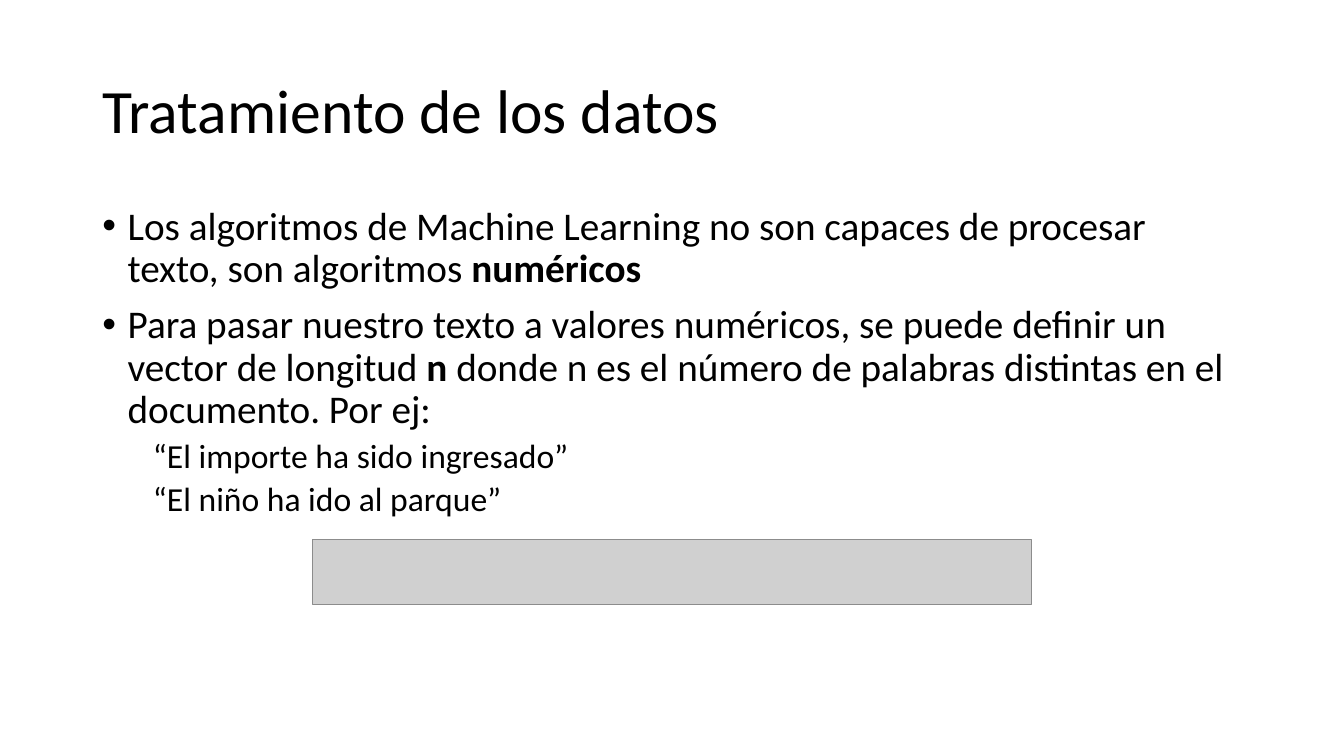
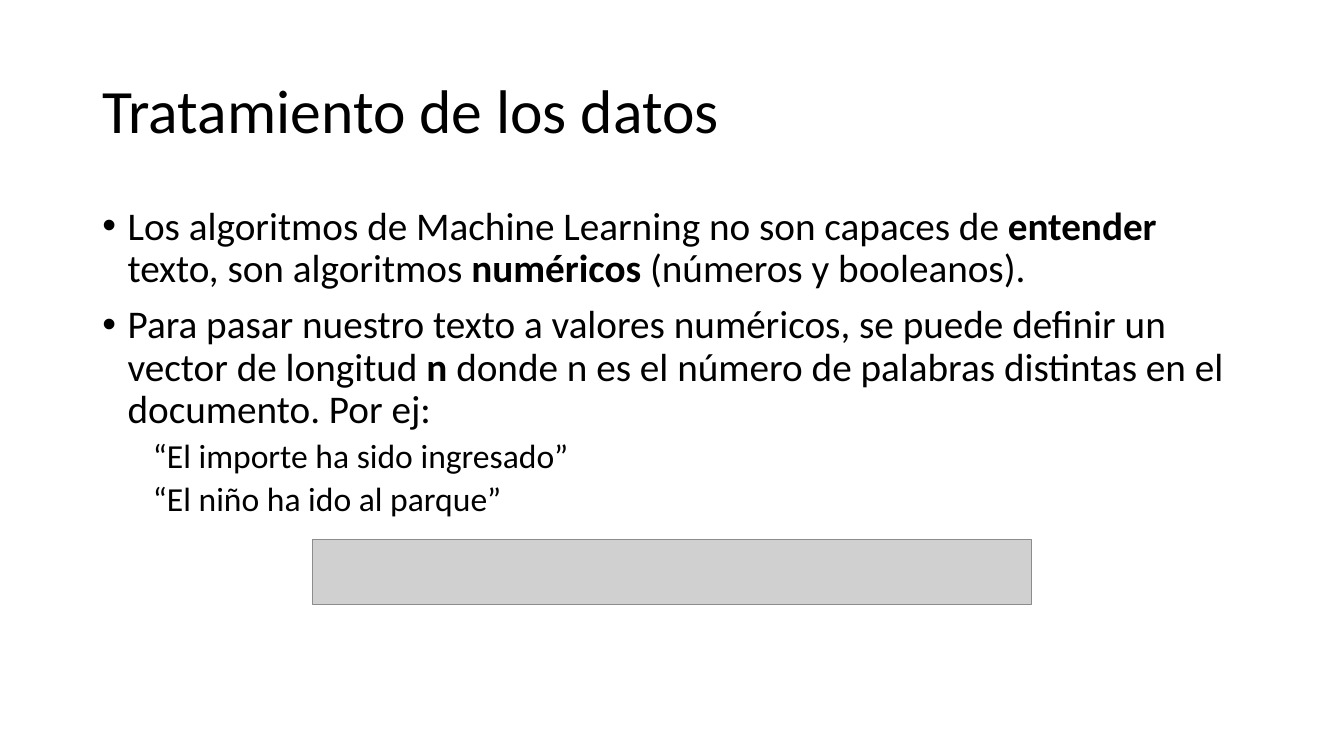
Before and after one commit to ccaltre/python, a slide deck: slide 2 of MachineLearning/MyTests/NaiveBayes/Clasificación de texto.pptx. Drawn at 1344x756 pixels with LibreOffice and Linux fonts; fonts in the diff are those of the drawing; grey boxes stand for pictures. Boxes give left, top, right and bottom in pixels: in the first picture for what was removed or moved away, otherwise in the second. Text is boxed around its words. In the diff, an @@ line names an element or a change of style, - is before the commit and + after.

```diff
--- a/MachineLearning/MyTests/NaiveBayes/Clasificación de texto.pptx
+++ b/MachineLearning/MyTests/NaiveBayes/Clasificación de texto.pptx
@@ text at (128, 212, 1157, 289): text changed @@
-• Los algoritmos de Machine Learning no son capaces de procesar texto, son algoritmos numéricos
+• Los algoritmos de Machine Learning no son capaces de entender texto, son algoritmos numéricos (números y booleanos).
```
Also in this commit, not shown: 3 slides added, 4 other files.
